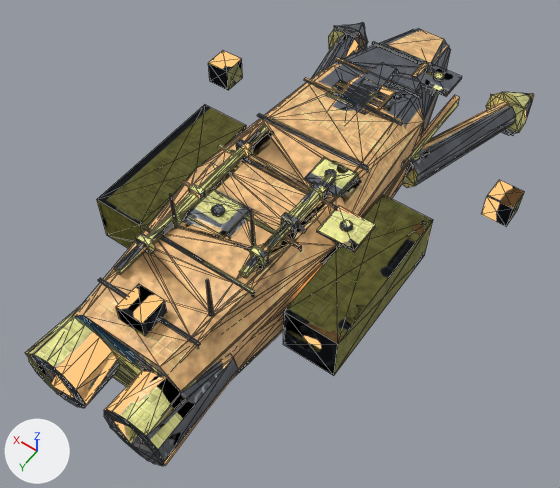
Before and after pictures for a commit that changed the glTF model tools/asset_factory/deliveries/npc2_r4/sd_npc_mining.glb.
Both versions are drawn from a 50 mm lens placed at (-0.47, 0.733, 0.915), pointed at (-0.02, 0.103, -0.075). The lights are fixed; the arrows at lower left show +X, +Y and +Z. The first picture is the older version. Mesh edges are drawn as thin lines. Where no turn or scale is listed for an object, it has been applied to the vertices. Vertices at exactly the same position are counted once.

Names of what the first picture shows: 'LOD0_body', 'LOD1_body'.
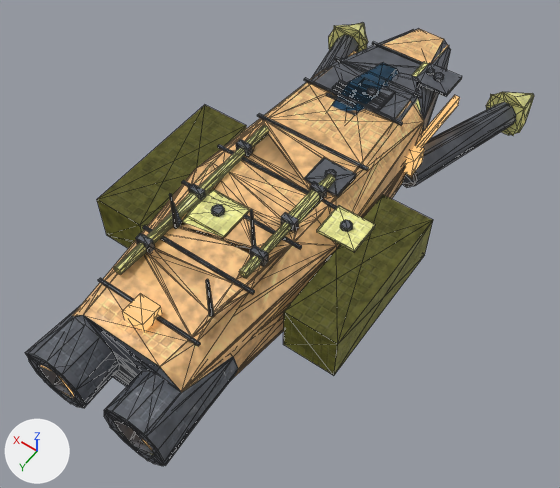
Pixel boxes (x1, y1, x2, y2) of what changed, in the pictures (560 x 488 px; the box of a moved part takes in the faces that stretch with it):
part 1 of me_lod0_body, moved or reshaped (not visible afterwards)
    before: (208, 51, 243, 90)
part 2 of me_lod0_body, moved or reshaped
    before: (481, 180, 524, 226)
    after: (404, 145, 425, 176)
part 3 of me_lod0_body, moved or reshaped
    before: (116, 284, 167, 336)
    after: (122, 293, 162, 332)
part 4 of me_lod0_body, surface changed
    both: (27, 23, 534, 466)
part 5 of me_lod1_body, moved or reshaped
    before: (25, 203, 331, 436)
    after: (25, 203, 330, 436)
part 6 of me_lod1_body, surface changed
    both: (25, 25, 530, 466)

The change in detail:
me_lod0_body is used by ob_lod0_body; location (0.0, 0.0, 0.0).
me_lod0_body had 1130 vertices, 2016 faces and spanned x -0.305..0.305, y -0.5..0.5, z -0.137..0.137.
me_lod0_body now has 1130 vertices, 2012 faces and spans x -0.221..0.221, y -0.5..0.5, z -0.137..0.137.
me_lod0_body part 1: the loose piece of 8 vertices spanning x 0.261..0.305, y -0.167..-0.123, z -0.054..-0.01 is scaled about its middle by 0.8, then moved by (-0.173, 0.0, 0.0).
me_lod0_body part 2: the loose piece of 8 vertices spanning x -0.305..-0.261, y -0.167..-0.123, z -0.054..-0.01 is scaled about its middle by 0.8, then moved by (0.173, 0.0, 0.0).
me_lod0_body part 3: the loose piece of 8 vertices spanning x -0.022..0.022, y 0.363..0.407, z 0.035..0.079 is scaled about its middle by 0.8, then moved by (0.0, 0.0, -0.008).
me_lod0_body part 4: 1746 kept faces spanning x -0.221..0.221, y -0.5..0.5, z -0.137..0.137 get new texture (UV) coordinates.
me_lod1_body is used by ob_lod1_body; location (0.0, 0.0, 0.0).
me_lod1_body had 350 vertices, 603 faces and spanned x -0.305..0.305, y -0.501..0.5, z -0.133..0.137.
me_lod1_body now has 353 vertices, 601 faces and spans x -0.221..0.221, y -0.501..0.5, z -0.133..0.137.
Part 5, on me_lod1_body:
4 vertices are removed from x -0.076..0.086, y 0.224..0.5, z -0.088..0.055.
48 faces are deleted.
2 vertices move from x -0.072..0.07, y 0.262..0.356, z 0.062..0.063 to x -0.066..0.078, y 0.262..0.356, z 0.062..0.069.
13 vertices are added at x -0.078..0.107, y 0.183..0.5, z -0.085..0.062.
61 new faces join them.
me_lod1_body part 6: 420 kept faces spanning x -0.221..0.221, y -0.501..0.5, z -0.133..0.137 get new texture (UV) coordinates.
Other edits to the shape of me_lod1_body do not show in these pictures.
